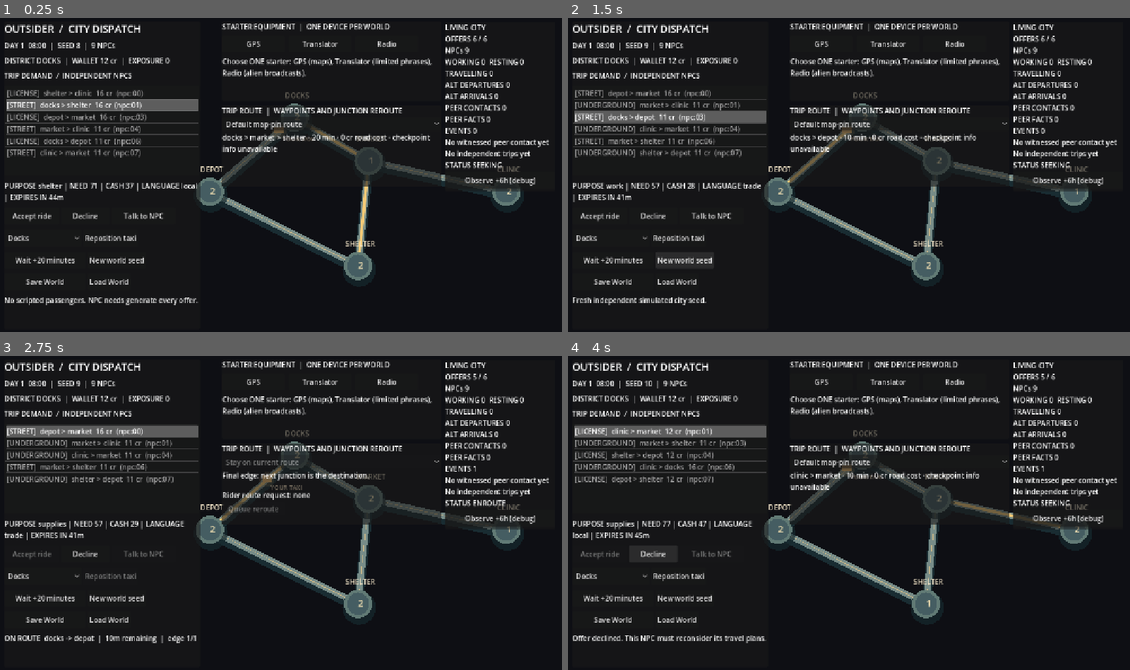
Above: before the commit, frames 1-4 (two rows, left to right).
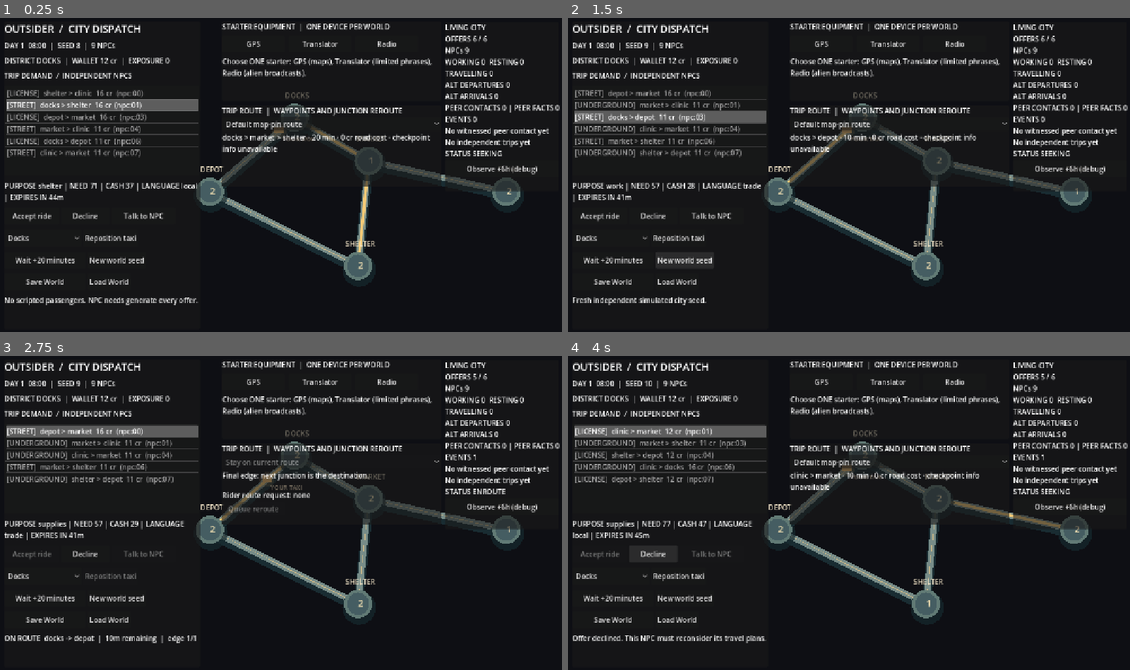
Above: after the commit, the same moments.

Repository: MohamedXIV/outsider-driver-2d
Game: Godot game, scene res://scenes/sandbox.tscn
The game is run twice, just before and just after one commit, with the same random seed, the same clock (stepped at 60 frames per second) and the same inputs.
Inputs:
- Up to frame 1 (0.25 s): no input
- Up to frame 2 (1.5 s): click "Accept ride" at 0.5 s; click "New world seed" at 1.25 s
- Up to frame 3 (2.75 s): click "Accept ride" at 2 s
- Up to frame 4 (4 s): click "New world seed" at 2.75 s; click "Decline" at 3.5 s

The runs differ from the first frame. In frame 1, 1.4% of the frame differs, in the area x 79-100%, y 27-55%; in frame 2, 1.4%; in frame 3, 1.4%; in frame 4, 1.4%.

Commit message:
Keep compact living-world HUD height while exposing witnessed NPC peer facts

Diff:
--- a/scripts/sandbox/sandbox_main.gd
+++ b/scripts/sandbox/sandbox_main.gd
@@ -373,7 +373,7 @@
 		if str(event["kind"]).begins_with("npc_alternative_"):
 			recent = "%s %s" % [str(event["subject"]), str(event["kind"]).trim_prefix("npc_alternative_")]
 			break
-	_world_info.text = "LIVING CITY\nOFFERS %d / %d\nNPCs %d\nWORKING %d  RESTING %d\nTRAVELLING %d\nALT DEPARTURES %d\nALT ARRIVALS %d\nPEER CONTACTS %d\nPEER FACTS %d\nEVENTS %d\n%s\n%s\nSTATUS %s" % [
+	_world_info.text = "LIVING CITY\nOFFERS %d / %d\nNPCs %d\nWORKING %d  RESTING %d\nTRAVELLING %d\nALT DEPARTURES %d\nALT ARRIVALS %d\nPEER CONTACTS %d | PEER FACTS %d\nEVENTS %d\n%s\n%s\nSTATUS %s" % [
 		available.size(), _world.offers.size(), _world.residents.size(),
 		working, resting, moving, departed, arrived, peer_count, peer_facts,
 		_world.events.size(), recent_contact, recent, phase.to_upper()
